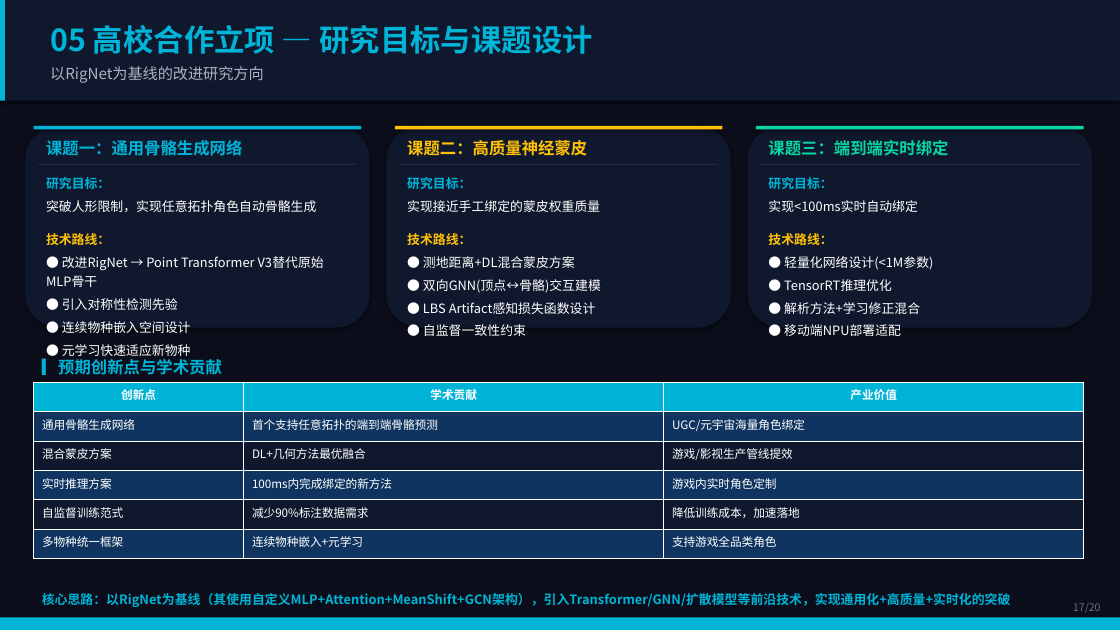
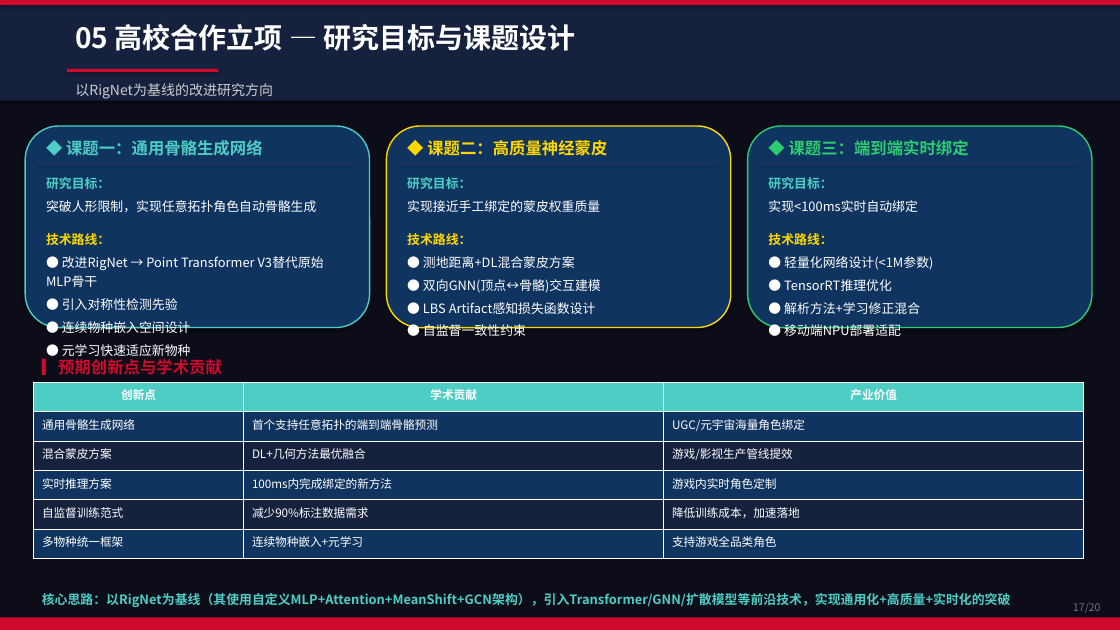
Before and after one commit to xhyha/insight, a slide deck: slide 17 of Auto-Rigging-Insight-Report.pptx. Drawn at 1120x630 pixels with LibreOffice and Linux fonts; fonts in the diff are those of the drawing. Boxes give left, top, right and bottom in pixels: in the first picture for what was removed or moved away, otherwise in the second. Text is boxed around its words. In the diff, an @@ line names an element or a change of style, - is before the commit and + after.

Commit message:
Update Auto-Rigging Report - Huawei visual style (v3)

```diff
--- a/Auto-Rigging-Insight-Report.pptx
+++ b/Auto-Rigging-Insight-Report.pptx
@@ background #0B0E1A to #0D0D1A @@
@@ rectangle at bbox=[0, 0, 1120, 101]: fill #10182E to #16213E @@
@@ rectangle removed at bbox=[0, 0, 5, 101] @@
@@ rectangle added at bbox=[0, 0, 1120, 5], fill #CF0A2C @@
@@ text "05 高校合作立项 — 研究目标与课题设计": place and size @@
-text "05 高校合作立项 — 研究目标与课题设计" at bbox=[50, 25, 592, 54]
+text "05 高校合作立项 — 研究目标与课题设计" at bbox=[75, 24, 576, 51]
@@ text "05 高校合作立项 — 研究目标与课题设计" at bbox=[75, 24, 576, 51]: size 26 to 24 pt, text colour #00B4D8 to #FFFFFF @@
@@ text "以RigNet为基线的改进研究方向": place and size @@
-text "以RigNet为基线的改进研究方向" at bbox=[50, 66, 263, 83]
+text "以RigNet为基线的改进研究方向" at bbox=[75, 83, 273, 99]
@@ text "以RigNet为基线的改进研究方向" at bbox=[75, 83, 273, 99]: size 13 to 12 pt, text colour #B0B0C0 to #CCCCCC @@
@@ rectangle added at bbox=[67, 69, 218, 72], fill #CF0A2C @@
@@ rounded rectangle at bbox=[25, 126, 370, 328]: fill #10182E to #0F3460; outline none to #4ECDC4 1.2 pt @@
@@ rectangle removed at bbox=[34, 126, 361, 129] @@
@@ text at bbox=[66, 140, 263, 156]: text changed; text colour #00B4D8 to #4ECDC4 @@
-课题一：通用骨骼生成网络
+◆ 课题一：通用骨骼生成网络
@@ rounded rectangle at bbox=[386, 126, 731, 328]: fill #10182E to #0F3460; outline none to #FFD700 1.2 pt @@
@@ rectangle removed at bbox=[395, 126, 723, 129] @@
@@ text at bbox=[427, 140, 607, 156]: text changed; text colour #FFC107 to #FFD700 @@
-课题二：高质量神经蒙皮
+◆ 课题二：高质量神经蒙皮
@@ rounded rectangle at bbox=[748, 126, 1092, 328]: fill #10182E to #0F3460; outline none to #2ECC71 1.2 pt @@
@@ rectangle removed at bbox=[756, 126, 1084, 129] @@
@@ text at bbox=[789, 140, 969, 156]: text changed; text colour #06D6A0 to #2ECC71 @@
-课题三：端到端实时绑定
+◆ 课题三：端到端实时绑定
@@ text at bbox=[46, 177, 110, 245]: text colour #00B4D8 to #4ECDC4 in "研究目标："; text colour #FFC107 to #FFD700 in "技术路线：" @@
@@ text at bbox=[407, 177, 471, 245]: text colour #00B4D8 to #4ECDC4 in "研究目标："; text colour #FFC107 to #FFD700 in "技术路线：" @@
@@ text at bbox=[768, 177, 832, 245]: text colour #00B4D8 to #4ECDC4 in "研究目标："; text colour #FFC107 to #FFD700 in "技术路线：" @@
@@ text "▎预期创新点与学术贡献" at bbox=[42, 358, 222, 375]: text colour #00B4D8 to #CF0A2C @@
@@ table at bbox=[34, 382, 1084, 559] @@
@@ fill #00B4D8 to #4ECDC4 in row 1 @@
@@ fill #10182E to #16213E in 6 cells @@
@@ text "核心思路：以RigNet为基线（其使用自定义MLP+Attention+MeanShift+GCN架构），引入Trans ..." at bbox=[42, 593, 1011, 607]: text colour #00B4D8 to #4ECDC4 @@
@@ rectangle at bbox=[0, 618, 1120, 630]: fill #00B4D8 to #CF0A2C @@
```
Also in this commit, not shown: 19 other slides changed.
